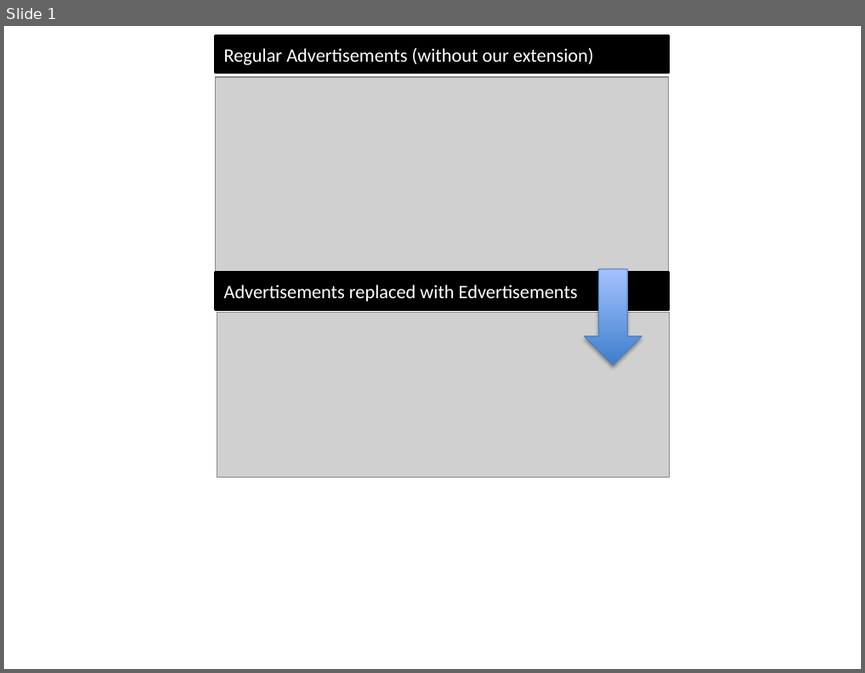
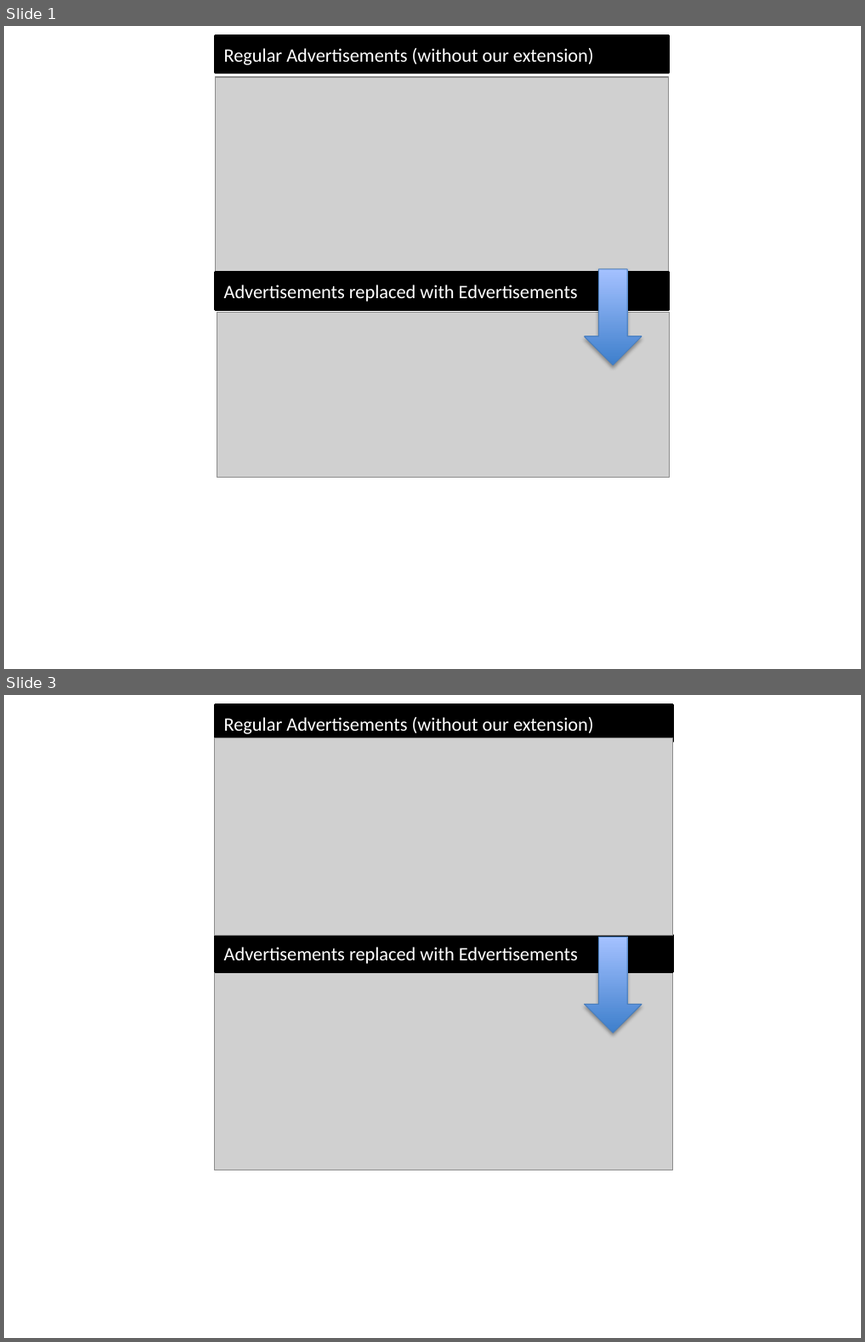
Before and after one commit to gkovacs/edvertisements-microlearning-paper, a slide deck: edvertisements-figure.pptx. Shown one above the other, each under a label of ours: slide 1 before the commit, slides 1 and 3 after it; the slides between them are not shown. The pictures are 865x673 and 865x1342 pixels, drawn with LibreOffice and Linux fonts; fonts in the diff are those of the drawing; grey boxes stand for pictures. Boxes give left, top, right and bottom in pixels: in the first picture for what was removed or moved away, otherwise in the second. Text is boxed around its words. In the diff, an @@ line names an element or a change of style, - is before the commit and + after.

Commit message:
updated edvertisements screenshot

```diff
--- a/edvertisements-figure.pptx
+++ b/edvertisements-figure.pptx
@@ slide 3 added at (x1=4, y1=695, x2=861, y2=1338), background #FFFFFF @@
@@ rectangle added at (x1=216, y1=704, x2=672, y2=741), fill #000000, outline #000000 2 pt, 16 pt, text #FFFFFF @@
+Regular Advertisements (without our extension)
@@ picture added at (x1=214, y1=737, x2=672, y2=935) @@
@@ rectangle added at (x1=216, y1=935, x2=672, y2=972), fill #000000, outline #000000 2 pt, 16 pt, text #FFFFFF @@
+Advertisements replaced with Edvertisements
@@ down arrow added at (x1=584, y1=936, x2=642, y2=1032), fill gradient #3F80CE to #A4C4FF, outline #4B7EBC 0.75 pt @@
@@ picture added at (x1=214, y1=970, x2=672, y2=1169) @@
```
Also in this commit, not shown: 3 other slides added, 4 other files.
